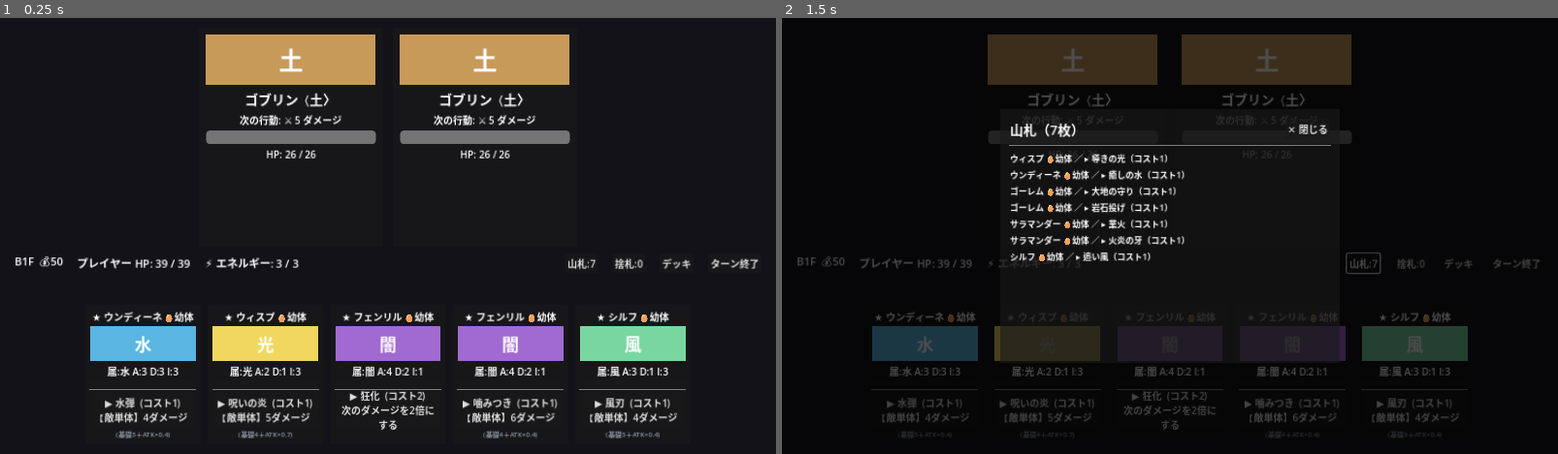
Above: before the commit, frames 1-2 (left to right).
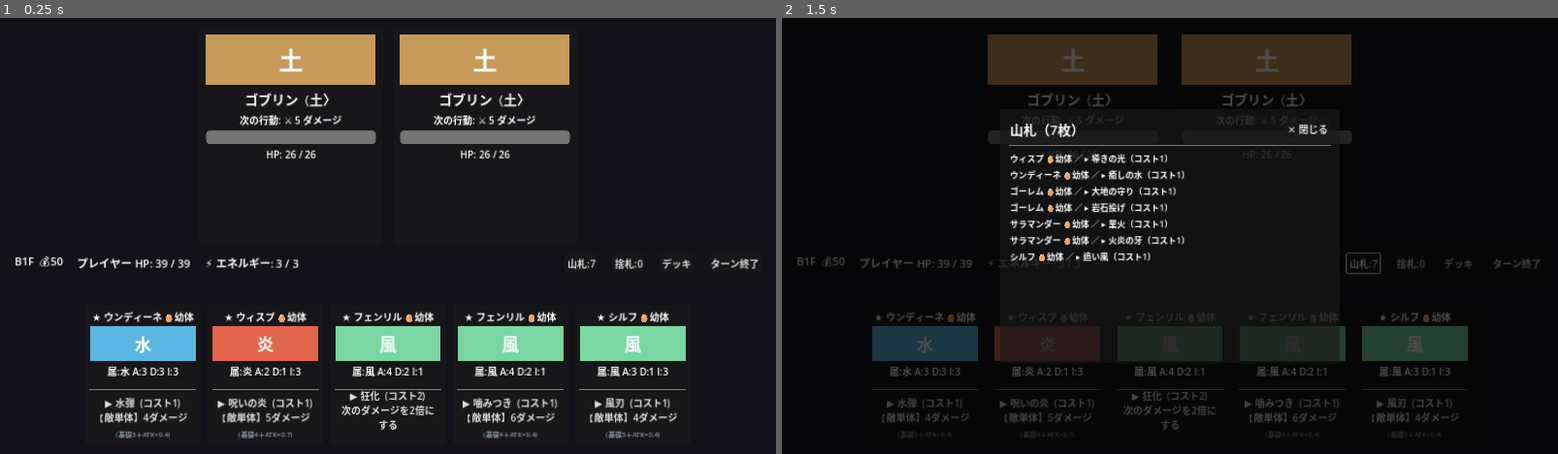
Above: after the commit, the same moments.

Repository: bakery48/mortal-pact
Game: Godot game, scene res://scenes/battle/battle.tscn
The game is run twice, just before and just after one commit, with the same random seed, the same clock (stepped at 60 frames per second) and the same inputs. This scene is started directly instead of the project's main scene.
Inputs:
- Up to frame 1 (0.25 s): no input
- Up to frame 2 (1.5 s): click "山札:7" at 0.5 s; click "捨札:0" at 1.25 s

The runs differ from the first frame. In frame 1, 3.3% of the frame differs, in the area x 27-73%, y 70-83%; in frame 2, 0.1%.

Commit message:
Remove light/dark elements, fold their monsters into the four-cycle
Light and dark sat outside the 水>炎>風>土>水 cycle and were each
other's mutual weakness — an exception that split affinity into two
unrelated systems. They also crowded it out: dark alone was the
largest group in the reward pool (12 of 57) and 38% of enemies, and
two of the three bosses were dark, so the four-cycle rarely decided
a fight.

Both elements are gone from the enum and the 32 monsters carrying
them are redistributed by theme — decay/bone/grave to earth, mist/
shadow/flight to wind, healing/venom/purity to water, flame/radiance/
judgement to fire. Element counts now sit at 12-14 across the reward
pool (was 5-12) and the three bosses are three different elements.

The affinity table is a closed cycle again: each element has exactly
one advantage, one disadvantage and two neutral matchups, verified
across the whole matrix.

MonsterData.from_dict now folds retired element ids to NONE, so a
carryover.json written before this change loads instead of indexing
past the end of ELEMENT_LABEL. playtest.html carries the identical
change (same 22 ally + 10 enemy sites) and game_design.html is
regenerated.

Co-Authored-By: Claude Opus 5 <noreply@anthropic.com>
Claude-Session: https://claude.ai/code/session_01SGpNd8xjjtE9S1hYpNHnwi

Diff:
--- a/scripts/enemy_database.gd
+++ b/scripts/enemy_database.gd
@@ -21,16 +21,16 @@
 	var E := MonsterData.Element
 	return [
 		_enemy("ゴブリン", 44, [_move(A, 8), _move(A, 6), _move(D, 6)], E.EARTH),
-		_enemy("スケルトン", 50, [_move(A, 7), _move(A, 10)], E.DARK),
+		_enemy("スケルトン", 50, [_move(A, 7), _move(A, 10)], E.EARTH),
 		_enemy("大コウモリ", 38, [_move(A, 6), _move(A, 6), _move(A, 9)], E.WIND),
 		_enemy("ホブゴブリン", 56, [_move(A, 9), _move(B, 3), _move(A, 11)], E.EARTH),
 		_enemy("マッドスライム", 60, [_move(D, 8), _move(A, 7)], E.WATER),
 		_enemy("インプ", 46, [_move(A, 5), _move(A, 5), _move(A, 8)], E.FIRE),
-		_enemy("毒蛇", 42, [_move(P, 3), _move(A, 7), _move(A, 9)], E.DARK),
+		_enemy("毒蛇", 42, [_move(P, 3), _move(A, 7), _move(A, 9)], E.WATER),
 		_enemy("サラマンダー", 50, [_move(A, 10), _move(A, 16)], E.FIRE),
-		_enemy("フェンリル", 46, [_move(A, 9), _move(B, 3), _move(A, 13)], E.DARK),
+		_enemy("フェンリル", 46, [_move(A, 9), _move(B, 3), _move(A, 13)], E.WIND),
 		_enemy("ゴーレム", 62, [_move(D, 10), _move(A, 9)], E.EARTH),
-		_enemy("ウィスプ", 34, [_move(B, 3), _move(A, 9), _move(A, 7)], E.LIGHT),
+		_enemy("ウィスプ", 34, [_move(B, 3), _move(A, 9), _move(A, 7)], E.FIRE),
 		_enemy("ウンディーネ", 44, [_move(A, 7), _move(H, 8), _move(A, 10)], E.WATER),
 		_enemy("シルフ", 38, [_move(B, 4), _move(A, 8), _move(A, 8)], E.WIND),
 	]
@@ -46,13 +46,13 @@
 	var E := MonsterData.Element
 	return [
 		_enemy("オーガ", 88, [_move(A, 13), _move(B, 4), _move(A, 18)], E.EARTH),
-		_enemy("闇の魔女", 80, [_move(A, 10), _move(H, 14), _move(A, 14)], E.DARK),
+		_enemy("闇の魔女", 80, [_move(A, 10), _move(H, 14), _move(A, 14)], E.WIND),
 		_enemy("ガーゴイル", 95, [_move(D, 12), _move(A, 15), _move(A, 9)], E.EARTH),
 		_enemy("地獄の番犬", 84, [_move(A, 12), _move(A, 12), _move(B, 5)], E.FIRE),
-		_enemy("邪毒の妖蛆", 78, [_move(P, 5), _move(A, 11), _move(D, 10)], E.DARK),
-		_enemy("ケルベロス", 95, [_move(A, 14), _move(A, 22), _move(B, 5)], E.DARK),
+		_enemy("邪毒の妖蛆", 78, [_move(P, 5), _move(A, 11), _move(D, 10)], E.WATER),
+		_enemy("ケルベロス", 95, [_move(A, 14), _move(A, 22), _move(B, 5)], E.FIRE),
 		_enemy("ミノタウロス", 100, [_move(A, 13), _move(B, 4), _move(A, 19)], E.EARTH),
-		_enemy("ヴァンパイア", 88, [_move(A, 12), _move(H, 12), _move(A, 18)], E.DARK),
+		_enemy("ヴァンパイア", 88, [_move(A, 12), _move(H, 12), _move(A, 18)], E.WIND),
 	]
 
 # --- ボス -------------------------------------------------------------------
@@ -65,9 +65,9 @@
 	var P := EnemyUI.Intent.POISON
 	var E := MonsterData.Element
 	return [
-		_enemy("死の騎士", 150, [_move(A, 16), _move(D, 12), _move(A, 24), _move(B, 4)], E.DARK, true),
+		_enemy("死の騎士", 150, [_move(A, 16), _move(D, 12), _move(A, 24), _move(B, 4)], E.EARTH, true),
 		_enemy("双頭の竜", 175, [_move(A, 14), _move(A, 14), _move(B, 6), _move(A, 28)], E.FIRE, true),
-		_enemy("深淵の王", 200, [_move(P, 6), _move(A, 18), _move(H, 20), _move(A, 26)], E.DARK, true),
+		_enemy("深淵の王", 200, [_move(P, 6), _move(A, 18), _move(H, 20), _move(A, 26)], E.WATER, true),
 	]
 
 # --- floor1 の固定エンカウント -----------------------------------------------
--- a/scripts/monster_data.gd
+++ b/scripts/monster_data.gd
@@ -12,10 +12,11 @@
 ## 子孫カードが生まれる（MonsterFactory.make_child 参照）。
 
 enum Stage { INFANT, YOUNG, ADULT, ELDER, DEAD }
-enum Element { NONE, FIRE, WATER, WIND, EARTH, LIGHT, DARK }
+enum Element { NONE, FIRE, WATER, WIND, EARTH }
 enum Rarity { COMMON, UNCOMMON, RARE, EPIC }
 
-## 属性相性の「勝つ」関係（4すくみ）：水>炎>風>土>水。
+## 属性相性は4すくみのみ：水>炎>風>土>水。
+## （光・闇は輪の外にあり相互弱点という例外だったため廃止し、4属性に統合した）
 const ELEMENT_BEATS := {
 	Element.WATER: Element.FIRE,
 	Element.FIRE: Element.WIND,
@@ -70,8 +71,6 @@
 	Element.WATER: "水",
 	Element.WIND: "風",
 	Element.EARTH: "土",
-	Element.LIGHT: "光",
-	Element.DARK: "闇",
 }
 
 const RARITY_LABEL := {
@@ -154,9 +153,6 @@
 static func element_pair_multiplier(atk: int, dfn: int) -> float:
 	if atk == Element.NONE or dfn == Element.NONE:
 		return 1.0
-	# 光⇔闇は相互弱点（双方が有利）。
-	if (atk == Element.LIGHT and dfn == Element.DARK) or (atk == Element.DARK and dfn == Element.LIGHT):
-		return AFFINITY_ADVANTAGE
 	if int(ELEMENT_BEATS.get(atk, -1)) == dfn:
 		return AFFINITY_ADVANTAGE
 	if int(ELEMENT_BEATS.get(dfn, -1)) == atk:
@@ -208,9 +204,11 @@
 	m.stage = int(d.get("stage", 0)) as Stage
 	m.exp = float(d.get("exp", 0.0))
 	m.growth_speed = float(d.get("growth_speed", 1.0))
+	# 廃止された属性（旧・光/闇）を含む古い引き継ぎデータは「無」に丸める。
 	var els: Array[int] = []
 	for e in d.get("elements", []):
-		els.append(int(e))
+		var ev := int(e)
+		els.append(ev if ELEMENT_LABEL.has(ev) else Element.NONE)
 	if els.is_empty():
 		els.append(Element.NONE)
 	m.elements = els
--- a/scripts/monster_factory.gd
+++ b/scripts/monster_factory.gd
@@ -37,7 +37,7 @@
 static func starter_monsters() -> Array[MonsterData]:
 	var list: Array[MonsterData] = []
 
-	list.append(_monster("フェンリル", 12, 6, MonsterData.Element.DARK, 1.0, [
+	list.append(_monster("フェンリル", 12, 6, MonsterData.Element.WIND, 1.0, [
 		_cmd("噛みつき", 1, CommandData.Effect.DAMAGE, 12, "敵に12ダメージ"),
 		_cmd("狂化", 3, CommandData.Effect.DOUBLE_NEXT, 0, "次のダメージを2倍にする"),
 	], 4))
@@ -52,7 +52,7 @@
 		_cmd("大地の守り", 1, CommandData.Effect.GUARD, 8, "ブロック8を得る"),
 	], 5))
 
-	list.append(_monster("ウィスプ", 6, 3, MonsterData.Element.LIGHT, 1.1, [
+	list.append(_monster("ウィスプ", 6, 3, MonsterData.Element.FIRE, 1.1, [
 		_cmd("導きの光", 1, CommandData.Effect.BUFF_ATK, 2, "このターンの与ダメージ+2"),
 		_cmd("呪いの炎", 2, CommandData.Effect.DAMAGE, 11, "敵に11ダメージ"),
 	], 7))
@@ -79,15 +79,15 @@
 		_cmd("旋風爪", 1, CommandData.Effect.DAMAGE, 10, "敵に10ダメージ"),
 		_cmd("追い風", 2, CommandData.Effect.BUFF_ATK, 5, "このターンの与ダメージ+5"),
 	], 6))
-	list.append(_monster("ケルベロス", 16, 7, MonsterData.Element.DARK, 0.9, [
+	list.append(_monster("ケルベロス", 16, 7, MonsterData.Element.FIRE, 0.9, [
 		_cmd("三連牙", 1, CommandData.Effect.DAMAGE, 13, "敵に13ダメージ"),
 		_cmd("獄炎", 3, CommandData.Effect.DAMAGE, 24, "敵に24ダメージ"),
 	], 4))
-	list.append(_monster("ユニコーン", 9, 8, MonsterData.Element.LIGHT, 1.0, [
+	list.append(_monster("ユニコーン", 9, 8, MonsterData.Element.WATER, 1.0, [
 		_cmd("聖なる角", 1, CommandData.Effect.DAMAGE, 9, "敵に9ダメージ"),
 		_cmd("加護", 2, CommandData.Effect.BUFF_ATK, 5, "このターンの与ダメージ+5"),
 	], 6))
-	list.append(_monster("リッチ", 13, 3, MonsterData.Element.DARK, 1.1, [
+	list.append(_monster("リッチ", 13, 3, MonsterData.Element.EARTH, 1.1, [
 		_cmd("呪詛", 1, CommandData.Effect.DAMAGE, 11, "敵に11ダメージ"),
 		_cmd("死の宣告", 3, CommandData.Effect.DOUBLE_NEXT, 0, "次のダメージを2倍にする"),
 	], 4))
@@ -107,7 +107,7 @@
 		_cmd("急降下", 1, CommandData.Effect.DAMAGE, 12, "敵に12ダメージ"),
 		_cmd("竜巻", 2, CommandData.Effect.DAMAGE, 19, "敵に19ダメージ"),
 	], 4))
-	list.append(_monster("バンシー", 12, 3, MonsterData.Element.DARK, 1.2, [
+	list.append(_monster("バンシー", 12, 3, MonsterData.Element.WIND, 1.2, [
 		_cmd("怨嗟の叫び", 1, CommandData.Effect.DAMAGE, 11, "敵に11ダメージ"),
 		_cmd("絶望", 2, CommandData.Effect.DAMAGE, 17, "敵に17ダメージ"),
 	], 4))
@@ -123,7 +123,7 @@
 		_cmd("鉤爪", 1, CommandData.Effect.DAMAGE, 12, "敵に12ダメージ"),
 		_cmd("天翔ける", 2, CommandData.Effect.BUFF_ATK, 5, "このターンの与ダメージ+5"),
 	], 6))
-	list.append(_monster("サキュバス", 11, 5, MonsterData.Element.DARK, 1.1, [
+	list.append(_monster("サキュバス", 11, 5, MonsterData.Element.FIRE, 1.1, [
 		_cmd("魅了", 1, CommandData.Effect.BUFF_ATK, 5, "このターンの与ダメージ+5"),
 		_cmd("精気吸収", 2, CommandData.Effect.DAMAGE, 14, "敵に14ダメージ"),
 	], 10))
@@ -139,11 +139,11 @@
 		_cmd("突進", 1, CommandData.Effect.DAMAGE, 13, "敵に13ダメージ"),
 		_cmd("斧叩き", 2, CommandData.Effect.DAMAGE, 20, "敵に20ダメージ"),
 	], 4))
-	list.append(_monster("ピクシー", 5, 4, MonsterData.Element.LIGHT, 1.4, [
+	list.append(_monster("ピクシー", 5, 4, MonsterData.Element.WIND, 1.4, [
 		_cmd("妖精の粉", 1, CommandData.Effect.BUFF_ATK, 4, "このターンの与ダメージ+4"),
 		_cmd("光の矢", 1, CommandData.Effect.DAMAGE, 8, "敵に8ダメージ"),
 	], 8))
-	list.append(_monster("ヴァンパイア", 14, 6, MonsterData.Element.DARK, 1.0, [
+	list.append(_monster("ヴァンパイア", 14, 6, MonsterData.Element.WIND, 1.0, [
 		_cmd("牙", 1, CommandData.Effect.DAMAGE, 12, "敵に12ダメージ"),
 		_cmd("血の宴", 2, CommandData.Effect.DAMAGE, 18, "敵に18ダメージ"),
 	], 4))
@@ -159,13 +159,13 @@
 		_cmd("地獄爪", 1, CommandData.Effect.DAMAGE, 14, "敵に14ダメージ"),
 		_cmd("業炎弾", 3, CommandData.Effect.DAMAGE, 28, "敵に28ダメージ"),
 	], 4))
-	list.append(_monster("ホーリーナイト", 12, 11, MonsterData.Element.LIGHT, 0.9, [
+	list.append(_monster("ホーリーナイト", 12, 11, MonsterData.Element.FIRE, 0.9, [
 		_cmd("聖剣", 1, CommandData.Effect.DAMAGE, 11, "敵に11ダメージ"),
 		_cmd("聖騎士の誓い", 2, CommandData.Effect.BUFF_ATK, 5, "このターンの与ダメージ+5"),
 	], 6))
 
 	# --- 役割特化（新コマンド効果）---
-	list.append(_monster("ヒーラースライム", 6, 6, MonsterData.Element.LIGHT, 1.2, [
+	list.append(_monster("ヒーラースライム", 6, 6, MonsterData.Element.WATER, 1.2, [
 		_cmd("癒やしの粘液", 1, CommandData.Effect.HEAL, 8, "HPを8回復"),
 		_cmd("体当たり", 1, CommandData.Effect.DAMAGE, 7, "敵に7ダメージ"),
 	], 9))
@@ -173,11 +173,11 @@
 		_cmd("盾構え", 1, CommandData.Effect.GUARD, 9, "ブロック9を得る"),
 		_cmd("シールドバッシュ", 2, CommandData.Effect.DAMAGE, 13, "敵に13ダメージ"),
 	], 5))
-	list.append(_monster("アサシン", 15, 3, MonsterData.Element.DARK, 1.1, [
+	list.append(_monster("アサシン", 15, 3, MonsterData.Element.WIND, 1.1, [
 		_cmd("背後刺し", 1, CommandData.Effect.PIERCE, 11, "防御無視で11ダメージ"),
 		_cmd("毒刃", 2, CommandData.Effect.PIERCE, 17, "防御無視で17ダメージ"),
 	], 4))
-	list.append(_monster("妖術師", 10, 5, MonsterData.Element.DARK, 1.0, [
+	list.append(_monster("妖術師", 10, 5, MonsterData.Element.FIRE, 1.0, [
 		_cmd("呪いの目", 1, CommandData.Effect.WEAKEN, 5, "敵の攻撃力-5"),
 		_cmd("闇の波動", 2, CommandData.Effect.DAMAGE, 14, "敵に14ダメージ"),
 	], 10))
@@ -185,7 +185,7 @@
 		_cmd("魔力吸収", 1, CommandData.Effect.ENERGY, 2, "エネルギー+2"),
 		_cmd("噛みつき", 1, CommandData.Effect.DAMAGE, 8, "敵に8ダメージ"),
 	], 5))
-	list.append(_monster("プリーステス", 7, 7, MonsterData.Element.LIGHT, 1.0, [
+	list.append(_monster("プリーステス", 7, 7, MonsterData.Element.WATER, 1.0, [
 		_cmd("祈り", 1, CommandData.Effect.HEAL, 10, "HPを10回復"),
 		_cmd("聖なる加護", 2, CommandData.Effect.BUFF_ATK, 5, "このターンの与ダメージ+5"),
 	], 8))
@@ -193,7 +193,7 @@
 		_cmd("岩の壁", 1, CommandData.Effect.GUARD, 11, "ブロック11を得る"),
 		_cmd("圧殺", 2, CommandData.Effect.DAMAGE, 12, "敵に12ダメージ"),
 	], 5))
-	list.append(_monster("シャドウ", 13, 4, MonsterData.Element.DARK, 1.2, [
+	list.append(_monster("シャドウ", 13, 4, MonsterData.Element.WIND, 1.2, [
 		_cmd("影縫い", 1, CommandData.Effect.PIERCE, 10, "防御無視で10ダメージ"),
 		_cmd("闇討ち", 2, CommandData.Effect.DAMAGE, 16, "敵に16ダメージ"),
 	], 4))
@@ -213,11 +213,11 @@
 		_cmd("裁きの雷", 1, CommandData.Effect.PIERCE, 12, "防御無視で12ダメージ"),
 		_cmd("雷鳴", 2, CommandData.Effect.DAMAGE, 18, "敵に18ダメージ"),
 	], 4))
-	list.append(_monster("ヴァルキリー", 13, 9, MonsterData.Element.LIGHT, 1.0, [
+	list.append(_monster("ヴァルキリー", 13, 9, MonsterData.Element.FIRE, 1.0, [
 		_cmd("聖槍", 1, CommandData.Effect.DAMAGE, 12, "敵に12ダメージ"),
 		_cmd("天盾", 1, CommandData.Effect.GUARD, 8, "ブロック8を得る"),
 	], 5))
-	list.append(_monster("呪術師", 8, 6, MonsterData.Element.DARK, 1.1, [
+	list.append(_monster("呪術師", 8, 6, MonsterData.Element.FIRE, 1.1, [
 		_cmd("衰弱の呪い", 1, CommandData.Effect.WEAKEN, 6, "敵の攻撃力-6"),
 		_cmd("骨の槍", 1, CommandData.Effect.DAMAGE, 9, "敵に9ダメージ"),
 	], 9))
@@ -239,7 +239,7 @@
 	], 5))
 
 	# --- 補助特化（戦闘力は低いが INT が高く、両スキルとも補助） ---
-	list.append(_monster("大天使", 6, 7, MonsterData.Element.LIGHT, 0.9, [
+	list.append(_monster("大天使", 6, 7, MonsterData.Element.FIRE, 0.9, [
 		_cmd("聖光の加護", 2, CommandData.Effect.BUFF_ATK, 6, "このターンの与ダメージ+6"),
 		_cmd("天恵", 2, CommandData.Effect.HEAL, 8, "HPを8回復"),
 	], 16))
@@ -267,7 +267,7 @@
 		_cmd("強奪", 1, CommandData.Effect.DAMAGE, 9, "敵に9ダメージ"),
 		_cmd("鬨の声", 1, CommandData.Effect.BUFF_ATK, 3, "このターンの与ダメージ+3"),
 	], 6))
-	list.append(_monster("スケルトン", 10, 3, MonsterData.Element.DARK, 1.0, [
+	list.append(_monster("スケルトン", 10, 3, MonsterData.Element.EARTH, 1.0, [
 		_cmd("骨の槍", 1, CommandData.Effect.DAMAGE, 10, "敵に10ダメージ"),
 		_cmd("死者の呪い", 2, CommandData.Effect.POISON, 3, "敵に毒3を付与"),
 	], 6))
@@ -283,13 +283,13 @@
 		_cmd("泥弾", 1, CommandData.Effect.DAMAGE, 8, "敵に8ダメージ"),
 		_cmd("粘液の壁", 1, CommandData.Effect.GUARD, 10, "ブロック10を得る"),
 	], 5))
-	list.append(_monster("毒蛇", 8, 4, MonsterData.Element.DARK, 1.1, [
+	list.append(_monster("毒蛇", 8, 4, MonsterData.Element.WATER, 1.1, [
 		_cmd("毒牙", 1, CommandData.Effect.POISON, 4, "敵に毒4を付与"),
 		_cmd("蛇の一撃", 1, CommandData.Effect.DAMAGE, 9, "敵に9ダメージ"),
 	], 7))
 
 	# --- 状態異常特化 ---
-	list.append(_monster("バジリスク", 11, 5, MonsterData.Element.DARK, 1.0, [
+	list.append(_monster("バジリスク", 11, 5, MonsterData.Element.WATER, 1.0, [
 		_cmd("猛毒の牙", 1, CommandData.Effect.POISON, 4, "敵に毒4を付与"),
 		_cmd("石化の眼", 2, CommandData.Effect.DAMAGE, 13, "敵に13ダメージ"),
 	], 8))
@@ -305,7 +305,7 @@
 		_cmd("絶対零度", 2, CommandData.Effect.FREEZE, 1, "敵を1回凍結"),
 		_cmd("氷塊", 1, CommandData.Effect.DAMAGE, 9, "敵に9ダメージ"),
 	], 5))
-	list.append(_monster("世界樹の苗", 5, 8, MonsterData.Element.LIGHT, 1.2, [
+	list.append(_monster("世界樹の苗", 5, 8, MonsterData.Element.WATER, 1.2, [
 		_cmd("芽吹き", 1, CommandData.Effect.REGEN, 4, "再生4を得る"),
 		_cmd("癒やしの光", 2, CommandData.Effect.HEAL, 8, "HPを8回復"),
 	], 7))
@@ -575,16 +575,6 @@
 				_cmd("礫", 1, CommandData.Effect.DAMAGE, 8, "敵に8ダメージ"),
 				_cmd("守りの構え", 1, CommandData.Effect.GUARD, 9, "ブロック9を得る"),
 			]
-		MonsterData.Element.LIGHT:
-			return [
-				_cmd("光弾", 1, CommandData.Effect.DAMAGE, 8, "敵に8ダメージ"),
-				_cmd("祝福", 1, CommandData.Effect.HEAL, 9, "HPを9回復"),
-			]
-		MonsterData.Element.DARK:
-			return [
-				_cmd("闇撃ち", 1, CommandData.Effect.DAMAGE, 8, "敵に8ダメージ"),
-				_cmd("毒霧", 1, CommandData.Effect.POISON, 3, "敵に毒3を付与"),
-			]
 		_:
 			return [
 				_cmd("体当たり", 1, CommandData.Effect.DAMAGE, 8, "敵に8ダメージ"),
@@ -602,8 +592,8 @@
 		return partner_el
 	# 残り10%：血統でも相手でもない属性からランダム（NONEは除外）。
 	var others: Array[int] = []
-	for e in [MonsterData.Element.FIRE, MonsterData.Element.WATER, MonsterData.Element.WIND,
-			MonsterData.Element.EARTH, MonsterData.Element.LIGHT, MonsterData.Element.DARK]:
+	for e in [MonsterData.Element.FIRE, MonsterData.Element.WATER,
+			MonsterData.Element.WIND, MonsterData.Element.EARTH]:
 		if e != blood_el and e != partner_el:
 			others.append(e)
 	if others.is_empty():
--- a/scripts/sprite_loader.gd
+++ b/scripts/sprite_loader.gd
@@ -35,6 +35,4 @@
 		MonsterData.Element.WATER: return Color("5ab6e0")
 		MonsterData.Element.WIND: return Color("7ad6a0")
 		MonsterData.Element.EARTH: return Color("c79a5a")
-		MonsterData.Element.LIGHT: return Color("f0d860")
-		MonsterData.Element.DARK: return Color("a06ad0")
 		_: return Color("8a8398")
Not shown, changed: README.md
Not shown, changed: game_design.html
Not shown, changed: playtest.html
Not shown, changed: tools/gen_monster_html.py
